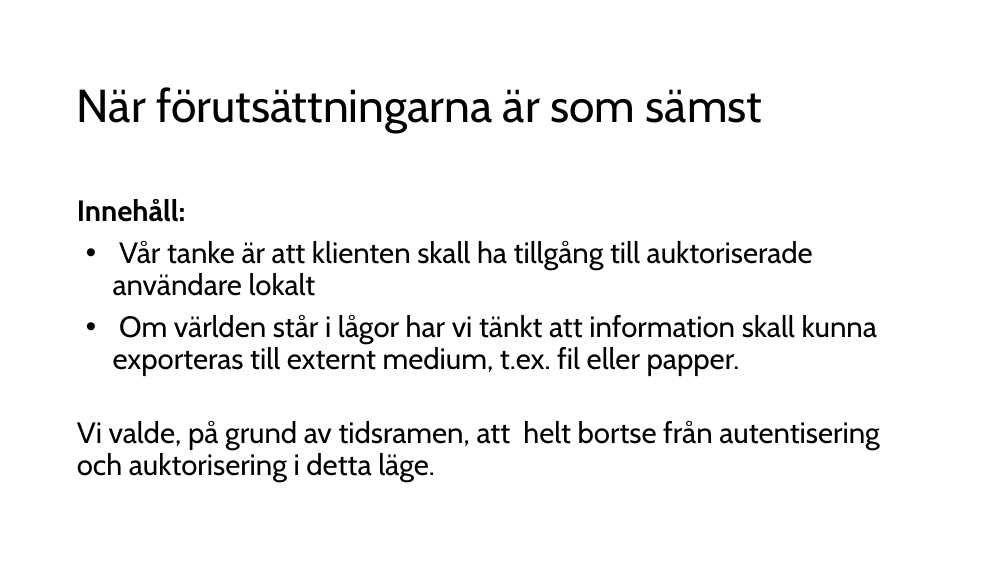
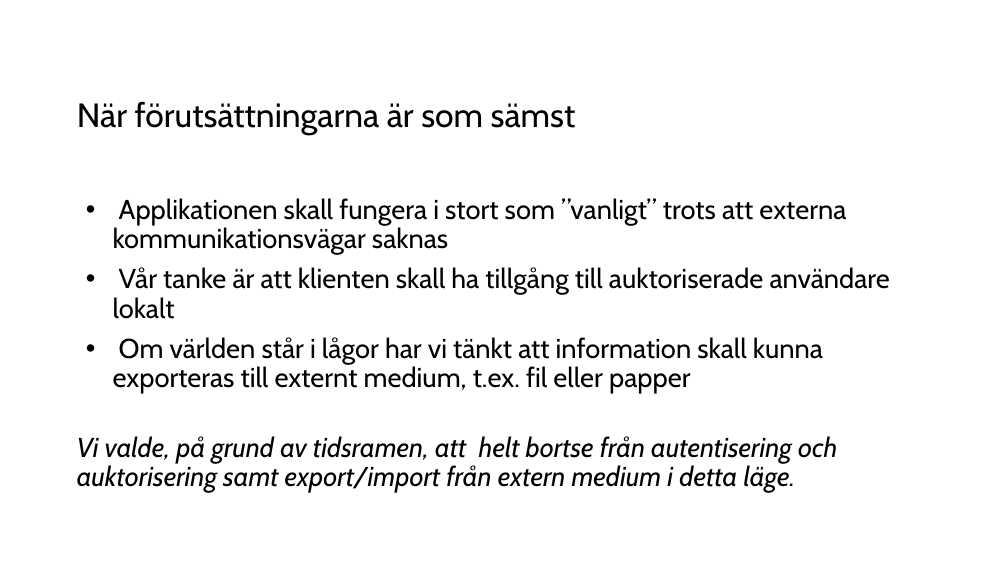
Before and after one commit to arizon-dread/region-orebro-lan, a slide deck: slide 5 of doc/Presentation KLIRR Hack Region Örebro län.odp. Drawn at 1008x567 pixels with LibreOffice and Linux fonts; fonts in the diff are those of the drawing. Boxes give left, top, right and bottom in pixels: in the first picture for what was removed or moved away, otherwise in the second. Text is boxed around its words. In the diff, an @@ line names an element or a change of style, - is before the commit and + after.

```diff
--- a/doc/Presentation KLIRR Hack Region Örebro län.odp
+++ b/doc/Presentation KLIRR Hack Region Örebro län.odp
@@ title "När förutsättningarna är som sämst" at (77, 101, 576, 135): size 44 to 32 pt; line spacing 0.8 to 0.9 @@
@@ text at (113, 198, 846, 255): text changed; size 28 to 26 pt; bold off @@
-Innehåll:
+• Applikationen skall fungera i stort som ”vanligt” trots att externa kommunikationsvägar saknas
@@ text at (113, 267, 890, 319): size 28 to 26 pt in "Vår tanke är att klienten skall ha ..." @@
@@ text at (77, 337, 837, 492): text changed; size 28 to 26 pt; italic on @@
-• Om världen står i lågor har vi tänkt att information skall kunna exporteras till externt medium, t.ex. fil eller papper.
-Vi valde, på grund av tidsramen, att helt bortse från autentisering och auktorisering i detta läge.
+• Om världen står i lågor har vi tänkt att information skall kunna exporteras till externt medium, t.ex. fil eller papper
+Vi valde, på grund av tidsramen, att helt bortse från autentisering och auktorisering samt export/import från extern medium i detta läge.
```
Also in this commit, not shown: 4 other slides changed, 1 slide added.
